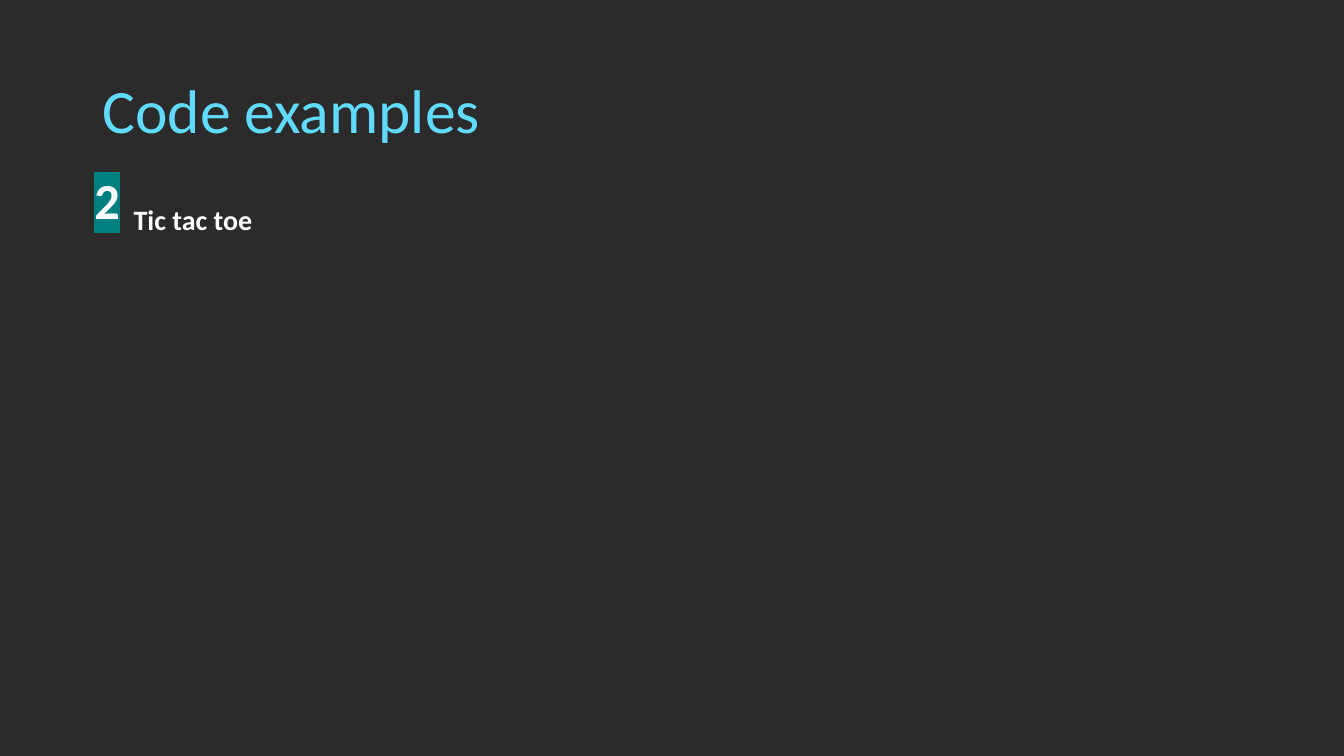
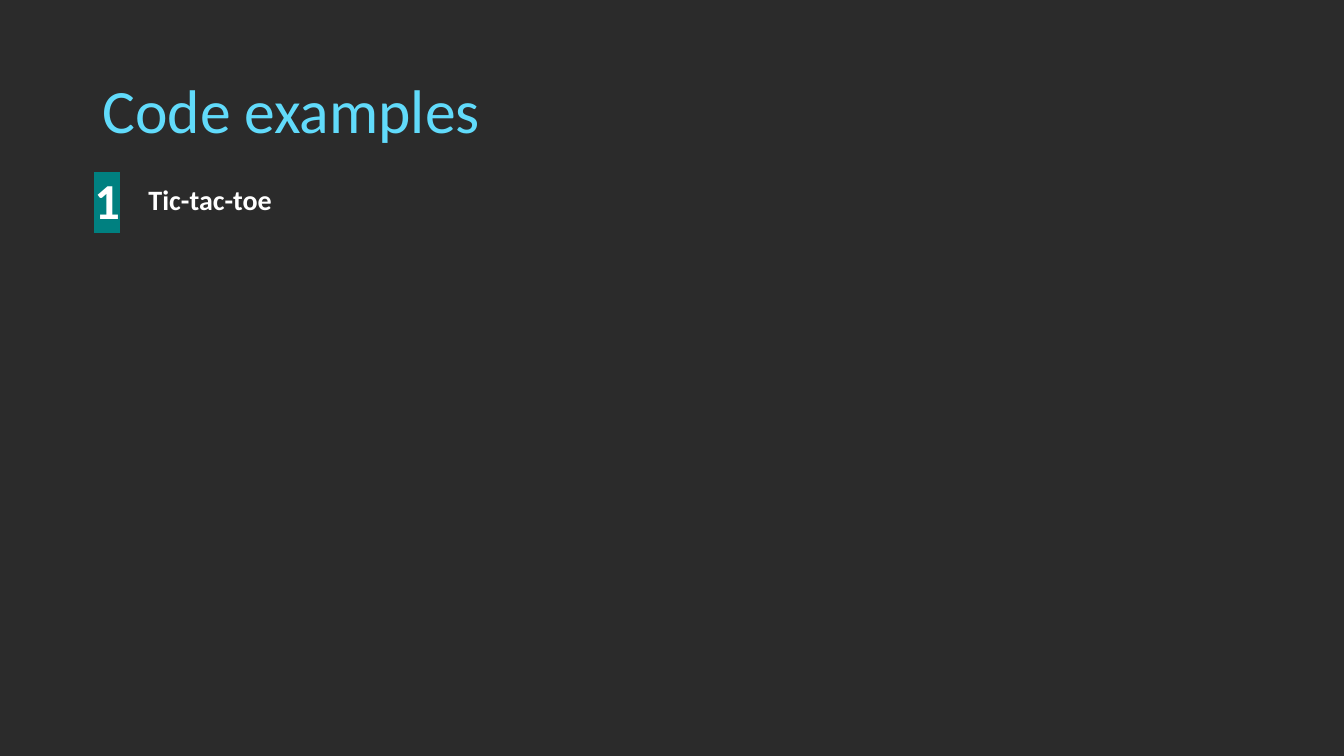
Before and after one commit to digas99/pirple-kuwtjs, a slide deck: slide 9 of project-2/Pirple - Project 2.pptx. Drawn at 1344x756 pixels with LibreOffice and Linux fonts; fonts in the diff are those of the drawing; background and template pictures are left out; a plain dark background stands for a picture behind light text. Boxes give left, top, right and bottom in pixels: in the first picture for what was removed or moved away, otherwise in the second. Text is boxed around its words. In the diff, an @@ line names an element or a change of style, - is before the commit and + after.

```diff
--- a/project-2/Pirple - Project 2.pptx
+++ b/project-2/Pirple - Project 2.pptx
@@ text at [94,186,120,219]: text changed @@
-2
+1
@@ text at [148,190,271,210]: text changed @@
-Tic tac toe
+Tic-tac-toe
```
Also in this commit, not shown: 4 other slides changed, 2 slides added, 1 slide removed.
